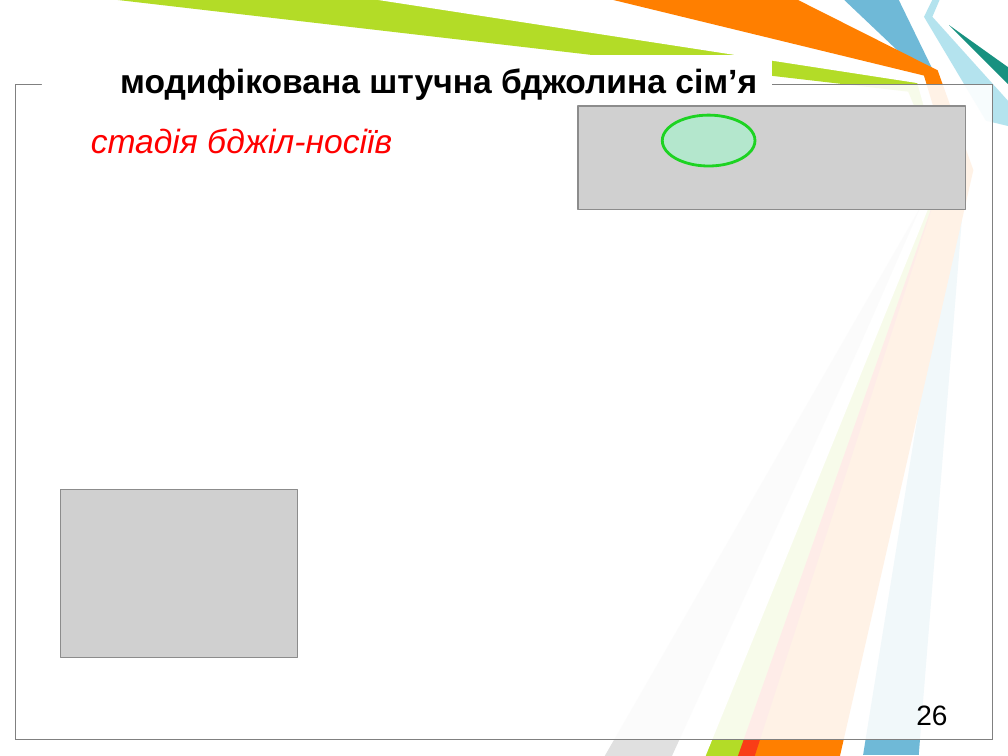
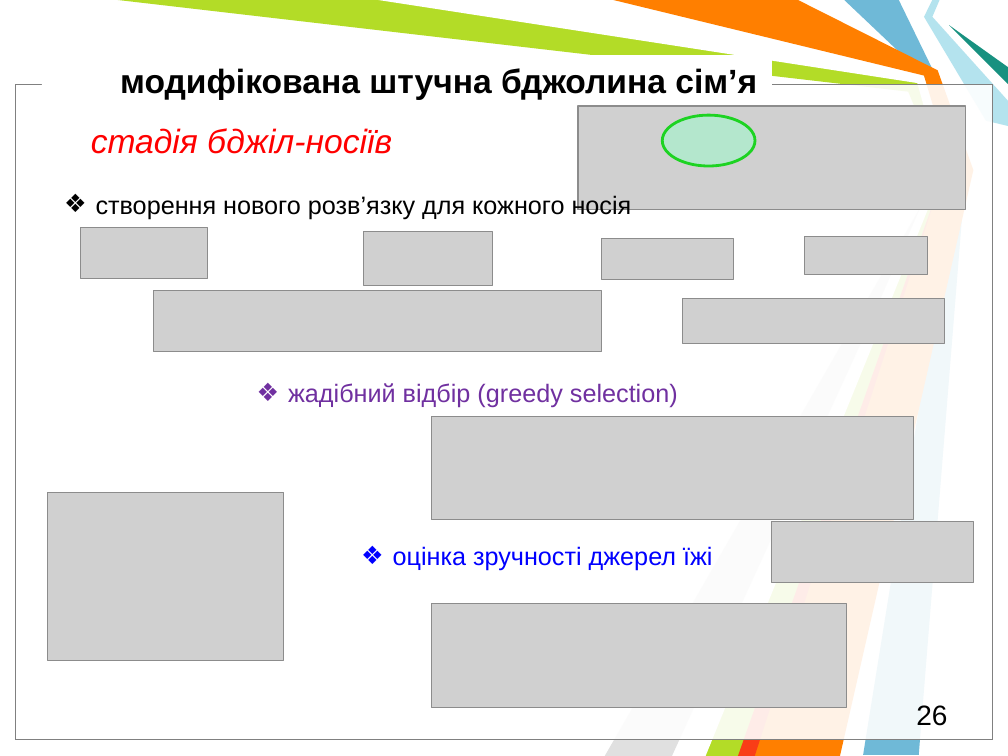
Before and after one commit to l432/NMK, a slide deck: slide 26 of Lecture/DAAD/DAAD_MetaH.pptm. Drawn at 1008x756 pixels with LibreOffice and Linux fonts; fonts in the diff are those of the drawing; grey boxes stand for pictures; background and template pictures are left out. Boxes give left, top, right and bottom in pixels: in the first picture for what was removed or moved away, otherwise in the second. Text is boxed around its words. In the diff, an @@ line names an element or a change of style, - is before the commit and + after.

```diff
--- a/Lecture/DAAD/DAAD_MetaH.pptm
+++ b/Lecture/DAAD/DAAD_MetaH.pptm
@@ text added at box(96, 193, 632, 219), 18 pt, text #000000 @@
+❖ створення нового розв’язку для кожного носія
@@ picture added at box(81, 227, 208, 278) @@
@@ picture added at box(364, 232, 493, 285) @@
@@ picture added at box(602, 239, 734, 279) @@
@@ picture added at box(804, 237, 927, 274) @@
@@ picture added at box(153, 290, 602, 352) @@
@@ picture added at box(683, 298, 944, 344) @@
@@ text added at box(288, 383, 678, 408), 18 pt, text #7030A0 @@
+❖ жадібний відбір (greedy selection)
@@ picture added at box(431, 416, 913, 520) @@
@@ picture: place and size @@
-picture at box(60, 490, 297, 658)
+picture at box(47, 492, 284, 660)
@@ picture added at box(772, 521, 974, 582) @@
@@ text added at box(393, 546, 712, 571), 18 pt, text #0000FF @@
+❖ оцінка зручності джерел їжі
@@ picture added at box(431, 604, 847, 708) @@
```
Also in this commit, not shown: 2 other slides changed, 4 slides added, 1 slide removed, 1 other file.
